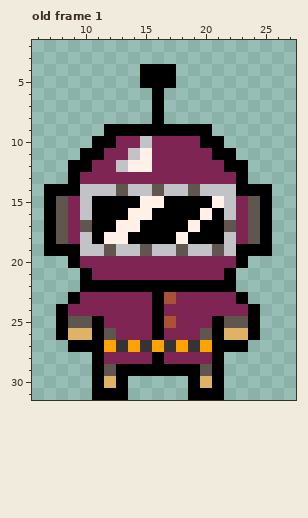
File history of a pixel-art file, Assets/SourceArt/Player2.aseprite. Above, as it was before the edit.
32x32 pixels, 1 frame. Shown: old frame 1: x 6..27, y 2..31. The commit also changed other frames, which this record leaves out.
Once edited:
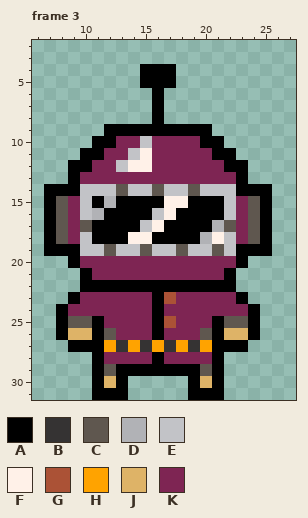
Palette (. is transparent): A #000000  B #353333  C #5f574f  D #b1b2b6  E #c2c3c7  F #fff1e8  G #ab5236  H #ffa300  J #deb367  K #7e2553
A new or re-ordered frame is compared with the old frame closest to it.
From old to new:
frames 1 -> 5
Frame 3 is new; against old frame 1:
y 15: x 12 A -> D; x 15..18 FFAA -> AAFF; x 21 F -> A
y 16: x 11 A -> D; x 14..17 FFAA -> AAEF; x 20 F -> A
y 17: x 13..16 FFAA -> AAEF; x 19 F -> A; x 21 A -> D
y 18: x 12..15 FFAA -> AAFF; x 18 F -> A; x 20..21 AA -> DF
Boxes around the changes in both pictures, in picture pixels (x1, y1, x2, y2):
changed: (92, 196, 224, 244)
